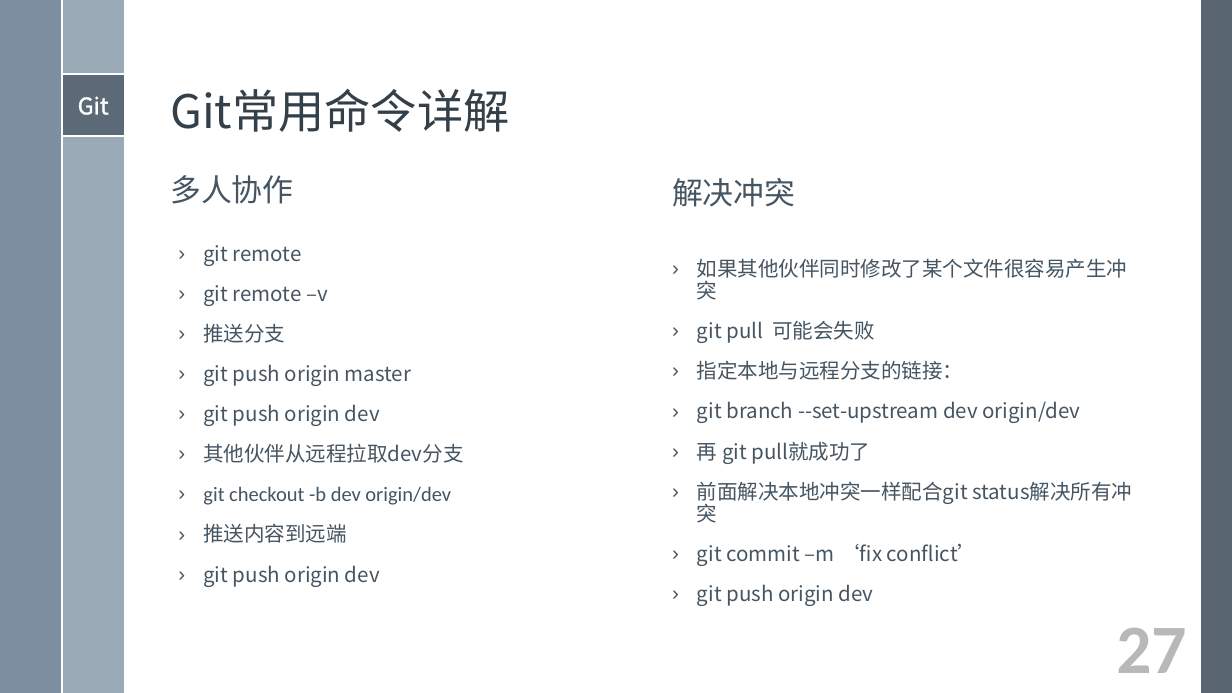
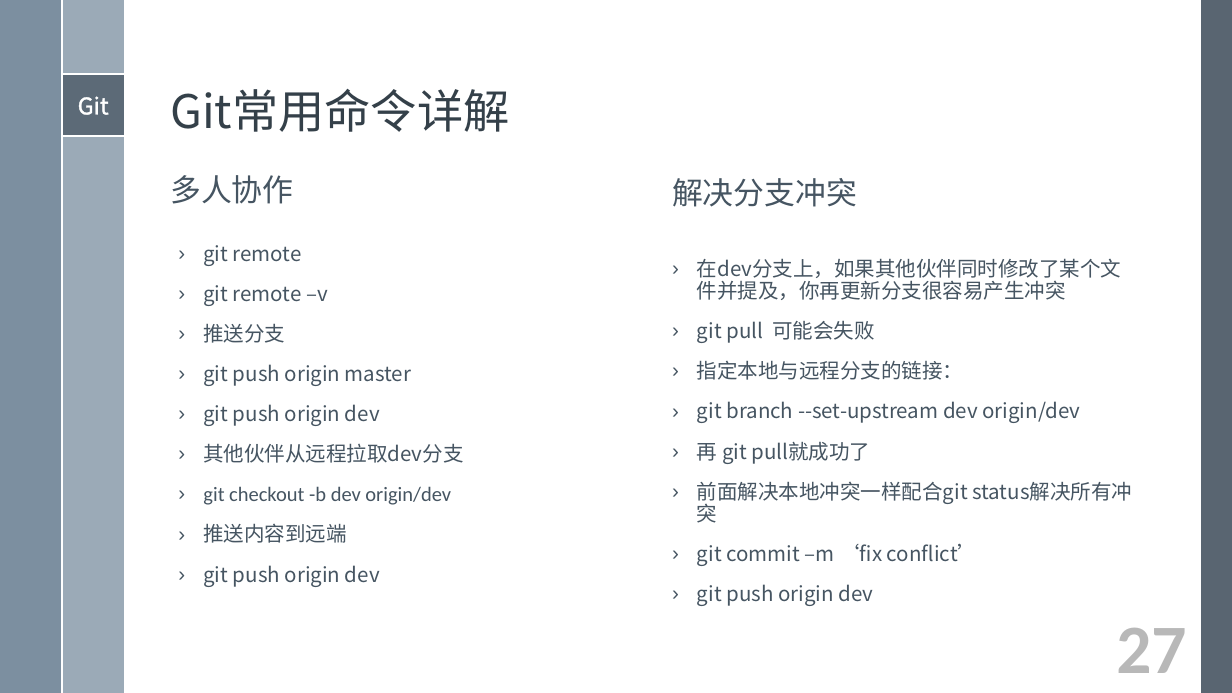
Before and after one commit to xami/joke, a slide deck: slide 27 of docs/Git入门学习/Git入门学习.pptx. Drawn at 1232x693 pixels with LibreOffice and Linux fonts; fonts in the diff are those of the drawing. Boxes give left, top, right and bottom in pixels: in the first picture for what was removed or moved away, otherwise in the second. Text is boxed around its words. In the diff, an @@ line names an element or a change of style, - is before the commit and + after.

```diff
--- a/docs/Git入门学习/Git入门学习.pptx
+++ b/docs/Git入门学习/Git入门学习.pptx
@@ text at [672, 178, 857, 207]: text changed @@
-解决冲突
+解决分支冲突
@@ text at [697, 258, 1121, 300]: text changed @@
-› 如果其他伙伴同时修改了某个文件很容易产生冲突
+› 在dev分支上，如果其他伙伴同时修改了某个文件并提及，你再更新分支很容易产生冲突
```
Also in this commit, not shown: 6 other slides changed.
